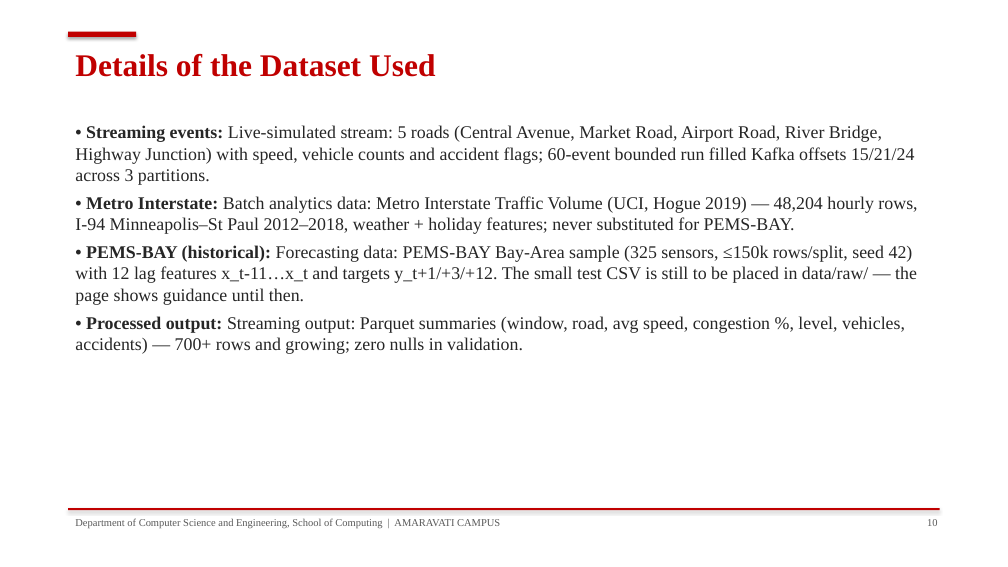
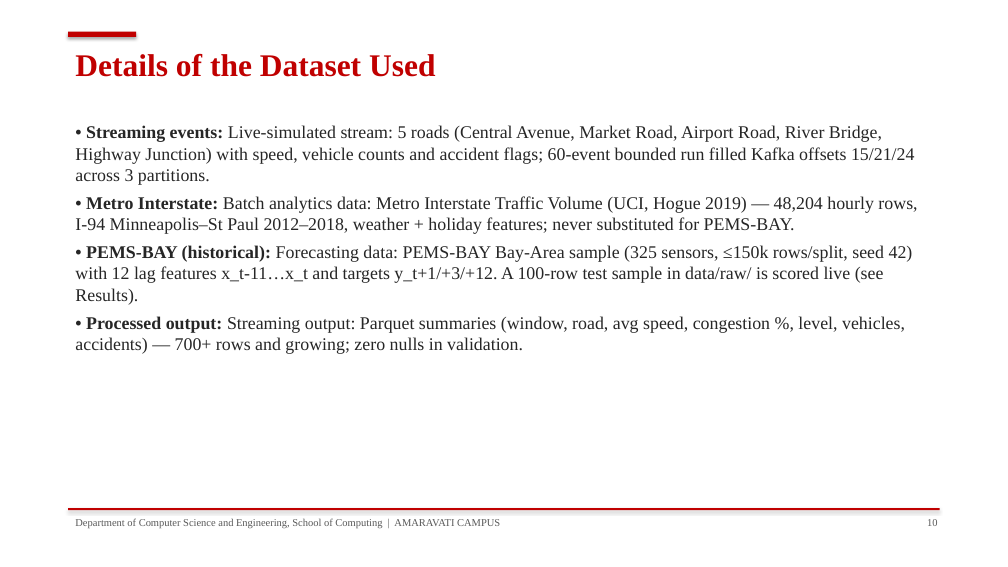
Before and after one commit to yashnarayan123/RealTime-Traffic_Congestion_Prediction, a slide deck: slide 10 of Project_Presentation_Final.pptx. Drawn at 1008x567 pixels with LibreOffice and Linux fonts; fonts in the diff are those of the drawing. Boxes give left, top, right and bottom in pixels: in the first picture for what was removed or moved away, otherwise in the second. Text is boxed around its words. In the diff, an @@ line names an element or a change of style, - is before the commit and + after.

Commit message:
Linux port fixes, live pipeline verification, dashboard light-theme redesign, live PEMS-BAY scoring

```diff
--- a/Project_Presentation_Final.pptx
+++ b/Project_Presentation_Final.pptx
@@ text at (75,245,913,305): text changed @@
-• PEMS-BAY (historical): Forecasting data: PEMS-BAY Bay-Area sample (325 sensors, ≤150k rows/split, seed 42) with 12 lag features x_t-11…x_t and targets y_t+1/+3/+12. The small test CSV is still to be placed in data/raw/ — the page shows guidance until then.
+• PEMS-BAY (historical): Forecasting data: PEMS-BAY Bay-Area sample (325 sensors, ≤150k rows/split, seed 42) with 12 lag features x_t-11…x_t and targets y_t+1/+3/+12. A 100-row test sample in data/raw/ is scored live (see Results).
```
Also in this commit, not shown: 4 other slides changed, 4 other files.
